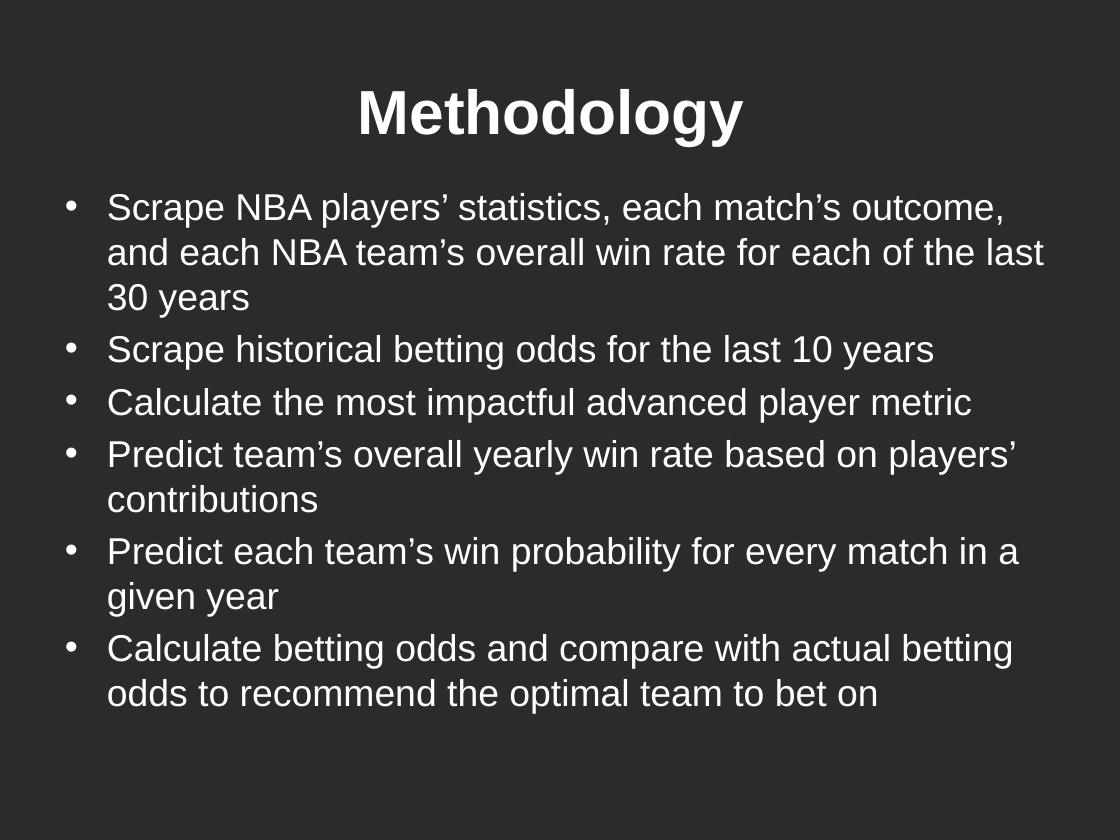
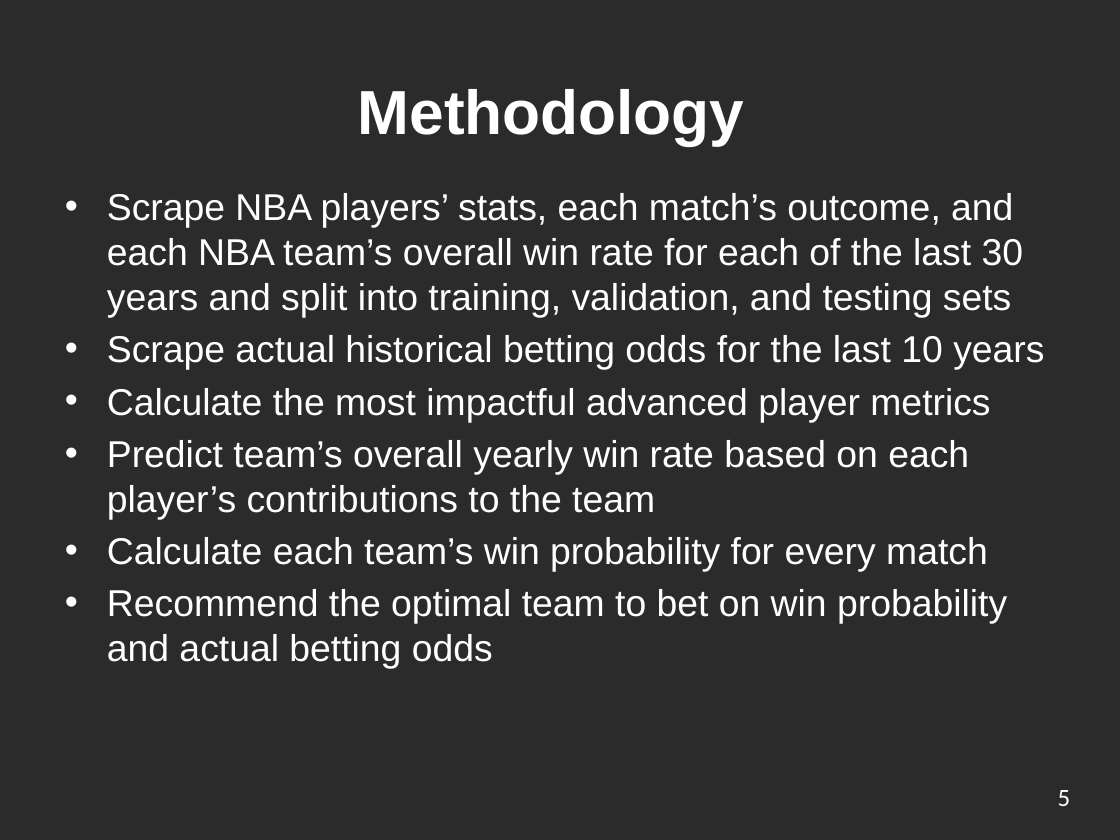
Before and after one commit to ickletsmulet/ECE-143-Group-19, a slide deck: slide 5 of Presentation.pptx. Drawn at 1120x840 pixels with LibreOffice and Linux fonts; fonts in the diff are those of the drawing; background and template pictures are left out; a plain dark background stands for a picture behind light text. Boxes give left, top, right and bottom in pixels: in the first picture for what was removed or moved away, otherwise in the second. Text is boxed around its words. In the diff, an @@ line names an element or a change of style, - is before the commit and + after.

Commit message:
Updated Presentation

```diff
--- a/Presentation.pptx
+++ b/Presentation.pptx
@@ text at (107,193,1044,669): text changed @@
-• Scrape NBA players’ statistics, each match’s outcome, and each NBA team’s overall win rate for each of the last 30 years
-• Scrape historical betting odds for the last 10 years
-• Calculate the most impactful advanced player metric
-• Predict team’s overall yearly win rate based on players’ contributions
-• Predict each team’s win probability for every match in a given year
-• Calculate betting odds and compare with actual betting odds to recommend the optimal team to bet on
+• Scrape NBA players’ stats, each match’s outcome, and each NBA team’s overall win rate for each of the last 30 years and split into training, validation, and testing sets
+• Scrape actual historical betting odds for the last 10 years
+• Calculate the most impactful advanced player metrics
+• Predict team’s overall yearly win rate based on each player’s contributions to the team
+• Calculate each team’s win probability for every match
+• Recommend the optimal team to bet on win probability and actual betting odds
@@ page number added at (1058,790,1071,806), 16 pt, text #FFFFFF @@
+5
```
Also in this commit, not shown: 5 other slides changed, 6 slides added, 1 slide removed.
